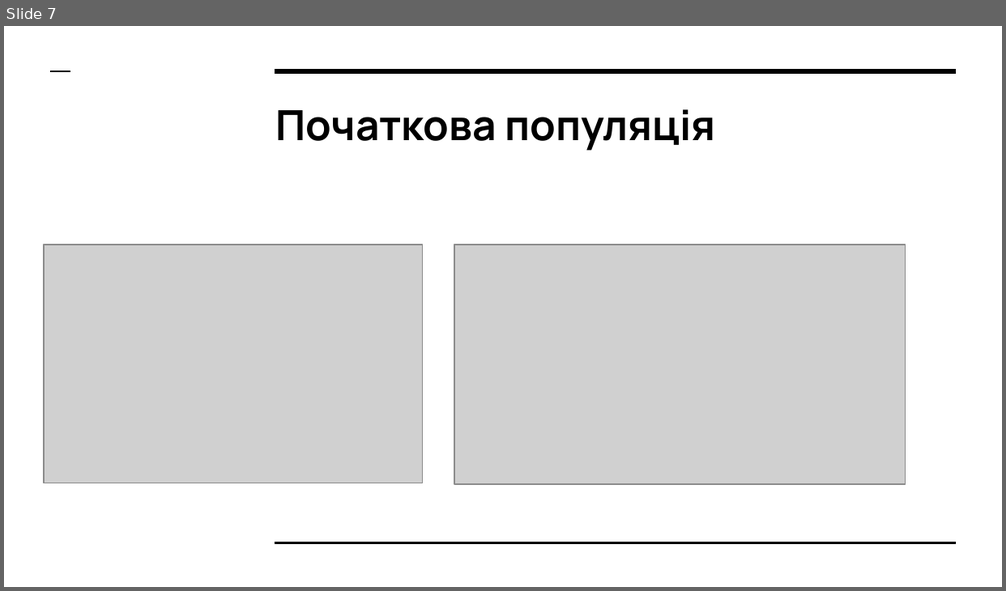
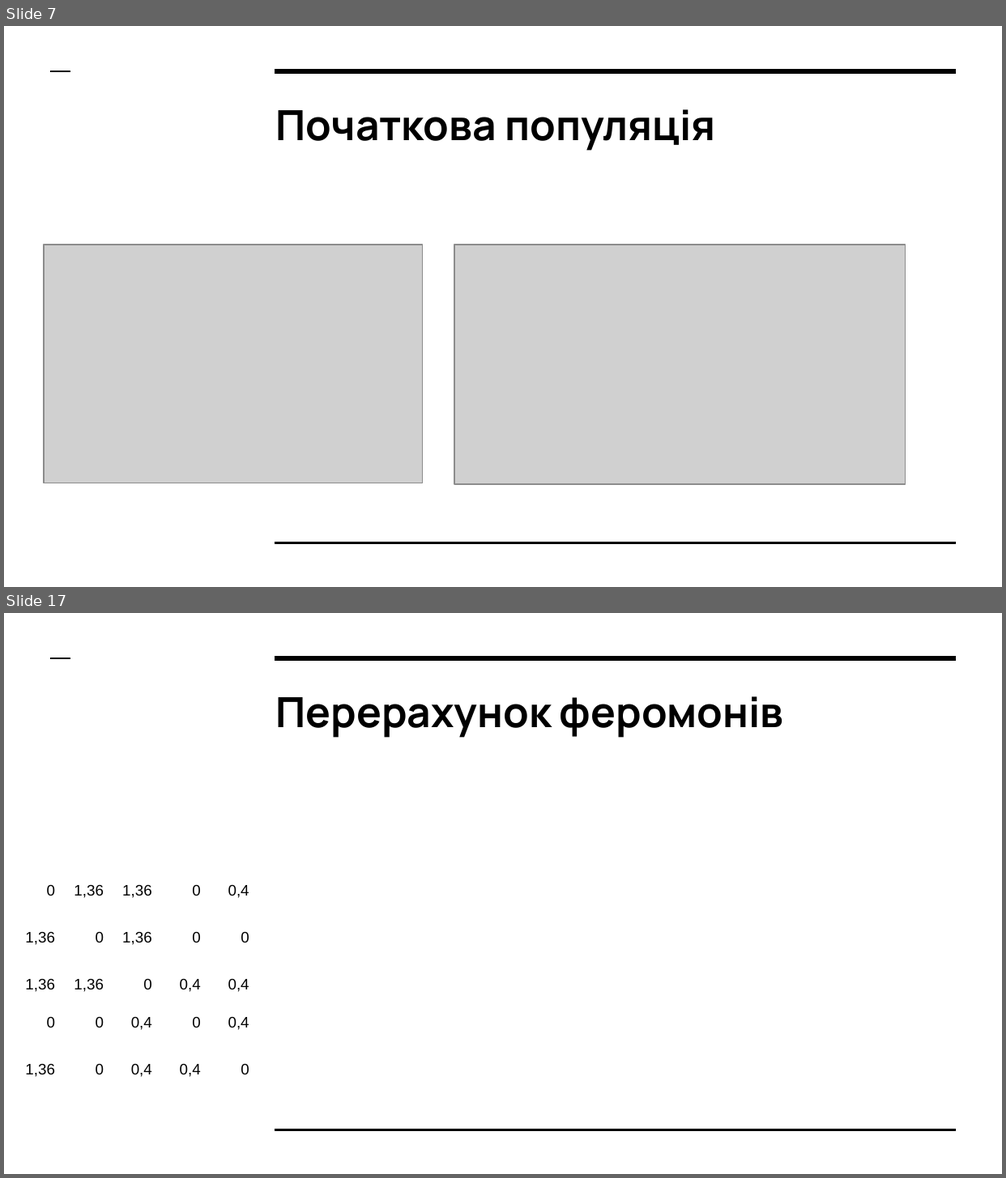
Before and after one commit to GennadyBerezinsky/kursach_do, a slide deck: Задача Ноя.pptx. Shown one above the other, each under a label of ours: slide 7 before the commit, slides 7 and 17 after it; the slides between them are not shown. The pictures are 1006x591 and 1006x1178 pixels, drawn with LibreOffice and Linux fonts; fonts in the diff are those of the drawing; grey boxes stand for pictures. Boxes give left, top, right and bottom in pixels: in the first picture for what was removed or moved away, otherwise in the second. Text is boxed around its words. In the diff, an @@ line names an element or a change of style, - is before the commit and + after.

```diff
--- a/Задача Ноя.pptx
+++ b/Задача Ноя.pptx
@@ slide 17 added at (4,613,1002,1174), background #FFFFFF; not listed: 3 template elements that a slide beside it also shows @@
@@ title added at (276,696,784,738), 30 pt, text #000000, bold @@
+Перерахунок феромонів
@@ table added at (14,853,258,1080), 5 rows, 5 columns @@
+0 | 1,36 | 1,36 | 0 | 0,4
+1,36 | 0 | 1,36 | 0 | 0
+1,36 | 1,36 | 0 | 0,4 | 0,4
+0 | 0 | 0,4 | 0 | 0,4
+1,36 | 0 | 0,4 | 0,4 | 0
```
Also in this commit, not shown: 15 other slides added, 1 slide removed, 9 other files.
